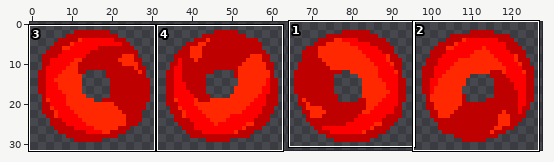
Sprite sheet, stored at game/img/projectiles/SpinToWin.png. The picture above shows the old version from afar; the outline marks the close-up.
Close-up. The starting point:
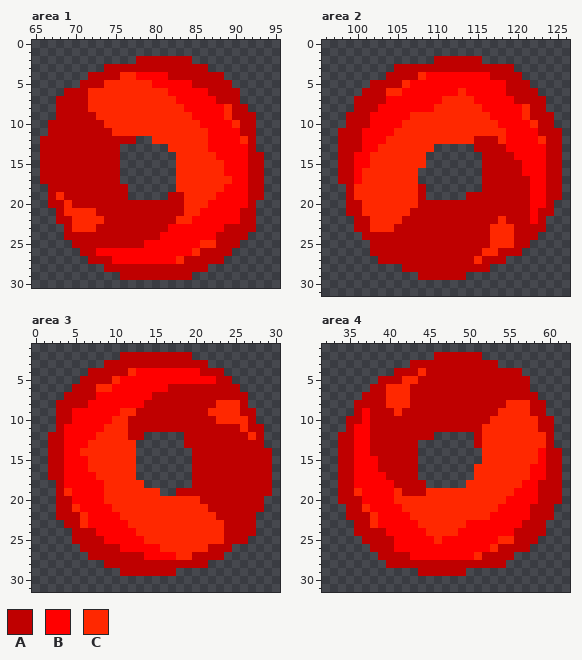
The file is 128x32 pixels. Shown: area 1: x 65..95, y 0..30; area 2: x 96..126, y 0..31; area 3: x 0..30, y 1..31; area 4: x 32..62, y 1..31.
Palette (. is transparent): A #bf0000  B #ff0000  C #ff2800
After the commit:
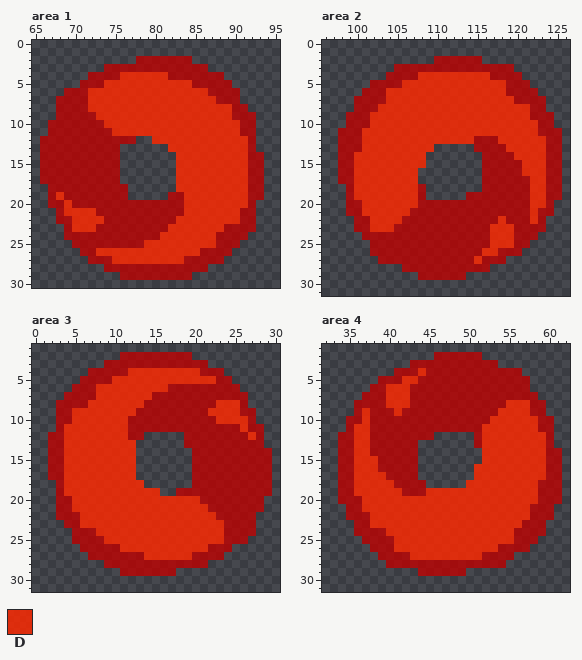
Colours new in this view: D #ff2800d2
What changed:
colour A: #bf0000 -> #bf0000c8
Area 1:
y 4: x 76..81 CCBBBB -> DDDDDD
y 5: x 74..84 CCCCCCBBBBB -> DDDDDDDDDDD
y 6: x 72..86 CCCCCCCCCCBBBBB -> DDDDDDDDDDDDDDD
y 7: x 72..87 CCCCCCCCCCCBBBBB -> DDDDDDDDDDDDDDDD
y 8: x 72..89 CCCCCCCCCCCCBBBBBC -> DDDDDDDDDDDDDDDDDD
y 9: x 73..89 CCCCCCCCCCCCBBBBC -> DDDDDDDDDDDDDDDDD
y 10: x 74..90 CCCCCCCCCCCCBBBBC -> DDDDDDDDDDDDDDDDD
y 11: x 75..90 CCCCCCCCCCCCBBBB -> DDDDDDDDDDDDDDDD
y 12: x 80..91 CCCCCCCBBBBC -> DDDDDDDDDDDD
y 13: x 82..91 CCCCCBBBBB -> DDDDDDDDDD
y 14: x 83..91 CCCCCBBBB -> DDDDDDDDD
y 15..16: x 83..91 CCCCCCBBB -> DDDDDDDDD
y 17: x 83..91 CCCCCCCBB -> DDDDDDDDD
y 18: x 83..91 CCCCCCBBB -> DDDDDDDDD
y 19: x 68 C -> D; x 84..91 CCCCBBBB -> DDDDDDDD
y 20: x 69 C -> D; x 84..91 CCCBBBBB -> DDDDDDDD
y 21: x 69..72 CCCC -> DDDD; x 84..90 CCBBBBB -> DDDDDDD
y 22: x 70..73 CCCC -> DDDD; x 83..90 CCBBBBBB -> DDDDDDDD
y 23: x 70..72 CCC -> DDD; x 82..88 BBBBBBB -> DDDDDDD
y 24: x 81..87 BBBBBBB -> DDDDDDD
y 25: x 79..87 BBBBBBBCC -> DDDDDDDDD
y 26: x 73..85 BBBBBBBBBBBBC -> DDDDDDDDDDDDD
y 27: x 75..83 BBBBBBBBC -> DDDDDDDDD
Area 2:
y 4: x 108..116 CBBBBBBBB -> DDDDDDDDD
y 5: x 106..118 CBBBBBBBBBBBB -> DDDDDDDDDDDDD
y 6: x 104..118 CCBBBBBBBCBBBBB -> DDDDDDDDDDDDDDD
y 7: x 104..119 BBBBBBBCCCCBBBBB -> DDDDDDDDDDDDDDDD
y 8: x 103..121 BBBBBBBCCCCCCBBBBBC -> DDDDDDDDDDDDDDDDDDD
y 9: x 102..121 BBBBBCCCCCCCCCCBBBBC -> DDDDDDDDDDDDDDDDDDDD
y 10: x 102..122 BBBBCCCCCCCCCCCCBBBBC -> DDDDDDDDDDDDDDDDDDDDD
y 11: x 101..122 BBBBCCCCCCCCCCCCCCBBBB -> DDDDDDDDDDDDDDDDDDDDDD
y 12: x 101..114 BBBCCCCCCCCCCC -> DDDDDDDDDDDDDD; x 118..123 CBBBBC -> DDDDDD
y 13: x 101..109 BBCCCCCCC -> DDDDDDDDD; x 119..123 BBBBB -> DDDDD
y 14: x 100..108 BBCCCCCCC -> DDDDDDDDD; x 120..123 BBBB -> DDDD
y 15: x 100..108 BBCCCCCCC -> DDDDDDDDD; x 121..123 BBB -> DDD
y 16: x 100..107 BCCCCCCC -> DDDDDDDD; x 121..123 BBB -> DDD
y 17: x 100..107 BCCCCCCC -> DDDDDDDD; x 122..123 BB -> DD
y 18..19: x 100..107 CCCCCCCC -> DDDDDDDD; x 122..123 BB -> DD
y 20: x 101..107 CCCCCCC -> DDDDDDD; x 122..123 BB -> DD
y 21: x 101..106 CCCCCC -> DDDDDD; x 122 B -> D
y 22: x 102..105 CCCC -> DDDD; x 118 C -> D; x 122 B -> D
y 23: x 102..104 CCC -> DDD; x 117..119 CCC -> DDD
y 24..25: x 117..119 CCC -> DDD
y 26: x 116..117 CC -> DD
y 27: x 115 C -> D
Area 3:
y 4: x 12..20 CBBBBBBBB -> DDDDDDDDD
y 5: x 10..22 CBBBBBBBBBBBB -> DDDDDDDDDDDDD
y 6: x 8..16 CCBBBBBBB -> DDDDDDDDD
y 7: x 8..14 BBBBBBB -> DDDDDDD
y 8: x 7..13 BBBBBBB -> DDDDDDD; x 23..25 CCC -> DDD
y 9: x 5..12 BBBBBBCC -> DDDDDDDD; x 22..25 CCCC -> DDDD
y 10: x 5..11 BBBBBCC -> DDDDDDD; x 23..26 CCCC -> DDDD
y 11: x 4..11 BBBBBCCC -> DDDDDDDD; x 26 C -> D
y 12: x 4..11 BBBBCCCC -> DDDDDDDD; x 27 C -> D
y 13: x 4..12 BBBCCCCCC -> DDDDDDDDD
y 14: x 4..12 BBCCCCCCC -> DDDDDDDDD
y 15..16: x 4..12 BBBCCCCCC -> DDDDDDDDD
y 17: x 4..12 BBBBCCCCC -> DDDDDDDDD
y 18: x 4..13 BBBBBCCCCC -> DDDDDDDDDD
y 19: x 4..15 CBBBBCCCCCCC -> DDDDDDDDDDDD
y 20: x 5..20 BBBBCCCCCCCCCCCC -> DDDDDDDDDDDDDDDD
y 21: x 5..21 CBBBBCCCCCCCCCCCC -> DDDDDDDDDDDDDDDDD
y 22: x 6..22 CBBBBCCCCCCCCCCCC -> DDDDDDDDDDDDDDDDD
y 23: x 6..23 CBBBBBCCCCCCCCCCCC -> DDDDDDDDDDDDDDDDDD
y 24: x 8..23 BBBBBCCCCCCCCCCC -> DDDDDDDDDDDDDDDD
y 25: x 9..23 BBBBBCCCCCCCCCC -> DDDDDDDDDDDDDDD
y 26: x 11..21 BBBBBCCCCCC -> DDDDDDDDDDD
y 27: x 14..19 BBBBCC -> DDDDDD
Area 4:
y 4: x 44 C -> D
y 5: x 42..43 CC -> DD
y 6..7: x 40..42 CCC -> DDD
y 8: x 40..42 CCC -> DDD; x 55..57 CCC -> DDD
y 9: x 37 B -> D; x 41 C -> D; x 54..57 CCCC -> DDDD
y 10: x 37 B -> D; x 53..58 CCCCCC -> DDDDDD
y 11: x 36..37 BB -> DD; x 52..58 CCCCCCC -> DDDDDDD
y 12..13: x 36..37 BB -> DD; x 52..59 CCCCCCCC -> DDDDDDDD
y 14: x 36..37 BB -> DD; x 52..59 CCCCCCCB -> DDDDDDDD
y 15: x 36..38 BBB -> DDD; x 52..59 CCCCCCCB -> DDDDDDDD
y 16: x 36..38 BBB -> DDD; x 51..59 CCCCCCCBB -> DDDDDDDDD
y 17: x 36..39 BBBB -> DDDD; x 51..59 CCCCCCCBB -> DDDDDDDDD
y 18: x 36..40 BBBBB -> DDDDD; x 50..58 CCCCCCCBB -> DDDDDDDDD
y 19: x 36..41 CBBBBC -> DDDDDD; x 45..58 CCCCCCCCCCCBBB -> DDDDDDDDDDDDDD
y 20: x 37..58 BBBBCCCCCCCCCCCCCCBBBB -> DDDDDDDDDDDDDDDDDDDDDD
y 21: x 37..57 CBBBBCCCCCCCCCCCCBBBB -> DDDDDDDDDDDDDDDDDDDDD
y 22: x 38..57 CBBBBCCCCCCCCCCBBBBB -> DDDDDDDDDDDDDDDDDDDD
y 23: x 38..56 CBBBBBCCCCCCBBBBBBB -> DDDDDDDDDDDDDDDDDDD
y 24: x 40..55 BBBBBCCCCBBBBBBB -> DDDDDDDDDDDDDDDD
y 25: x 41..55 BBBBBCBBBBBBBCC -> DDDDDDDDDDDDDDD
y 26: x 41..53 BBBBBBBBBBBBC -> DDDDDDDDDDDDD
y 27: x 43..51 BBBBBBBBC -> DDDDDDDDD
Pixel boxes of the changes (left, top, right, bottom) in both close-ups:
changed: (40, 56, 264, 280)
changed: (338, 56, 562, 280)
changed: (48, 352, 272, 576)
changed: (338, 352, 562, 576)
